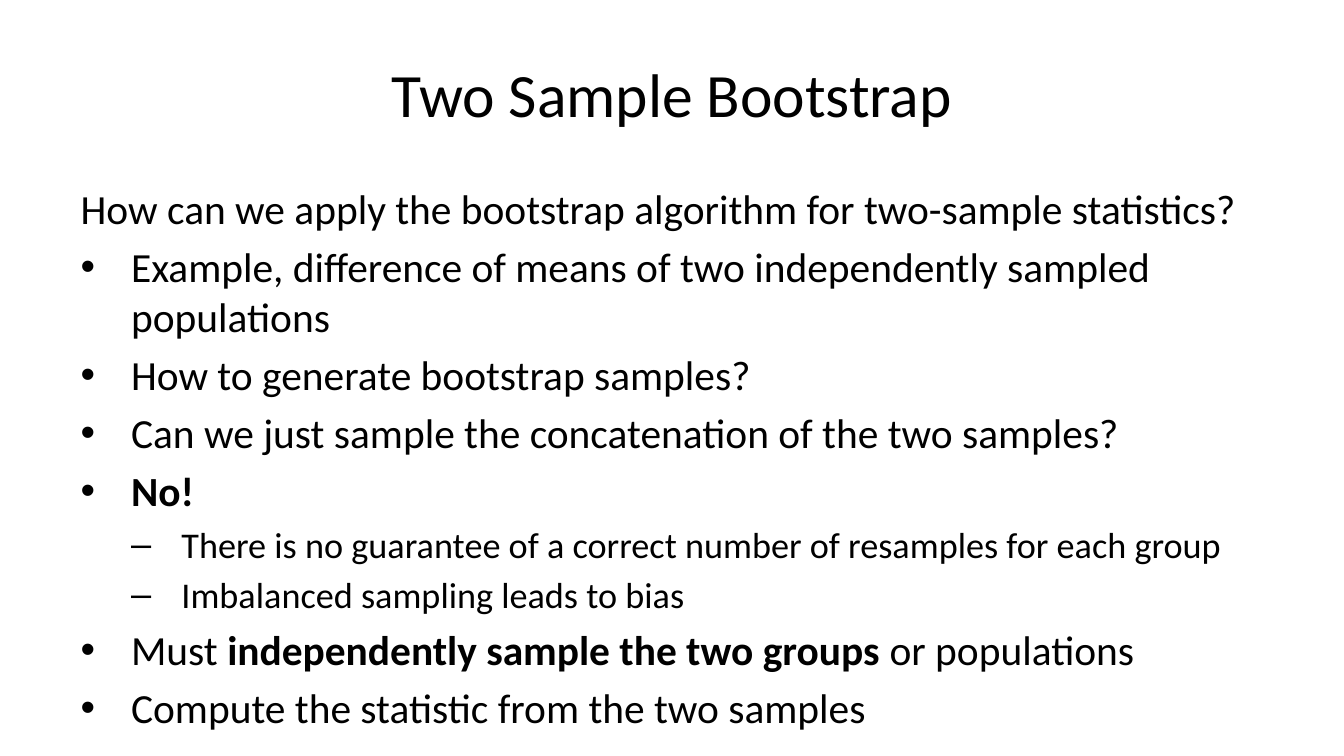
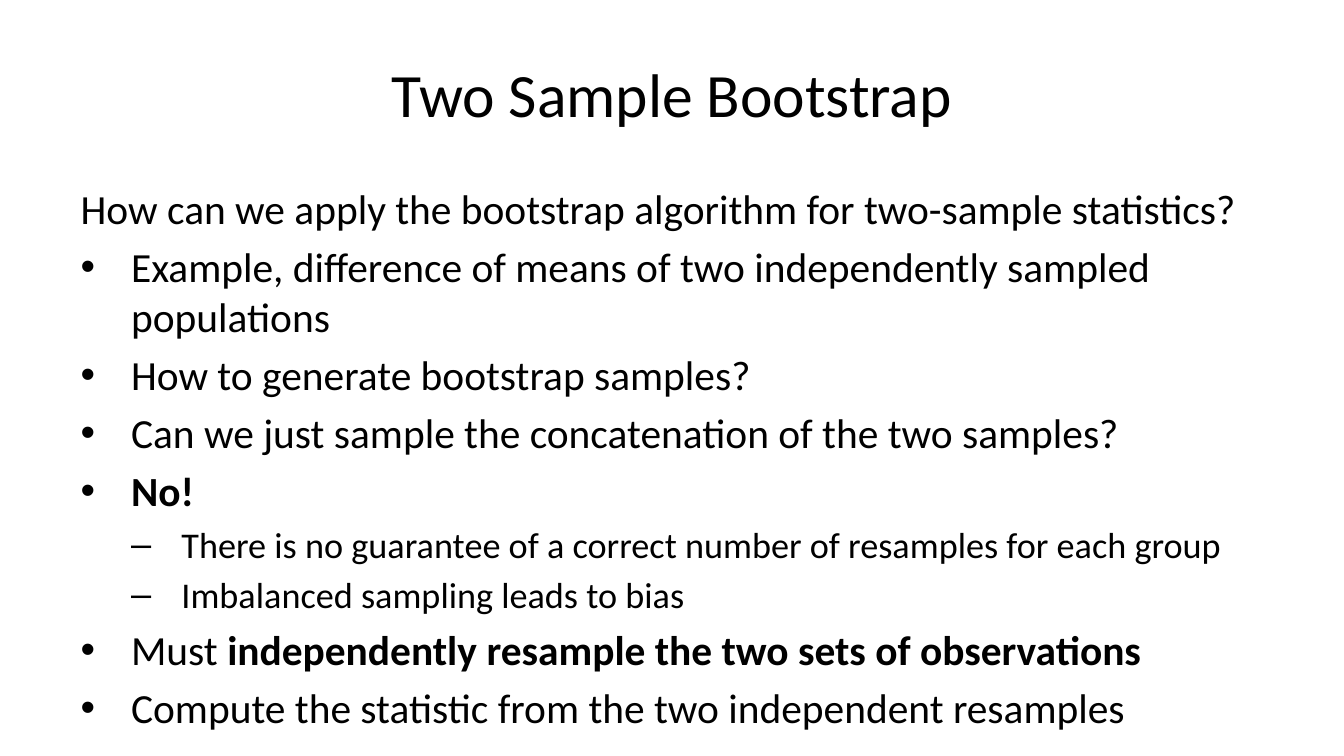
Before and after one commit to StephenElston/CSCI-E-83, a slide deck: slide 23 of LectureSlides/06b_IntroductionToBootstrap.pptx. Drawn at 1344x756 pixels with LibreOffice and Linux fonts; fonts in the diff are those of the drawing. Boxes give left, top, right and bottom in pixels: in the first picture for what was removed or moved away, otherwise in the second. Text is boxed around its words. In the diff, an @@ line names an element or a change of style, - is before the commit and + after.

```diff
--- a/LectureSlides/06b_IntroductionToBootstrap.pptx
+++ b/LectureSlides/06b_IntroductionToBootstrap.pptx
@@ text at box(131, 636, 1141, 730): text changed @@
-• Must independently sample the two groups or populations
-• Compute the statistic from the two samples
+• Must independently resample the two sets of observations
+• Compute the statistic from the two independent resamples
```
Also in this commit, not shown: 9 other slides changed.
